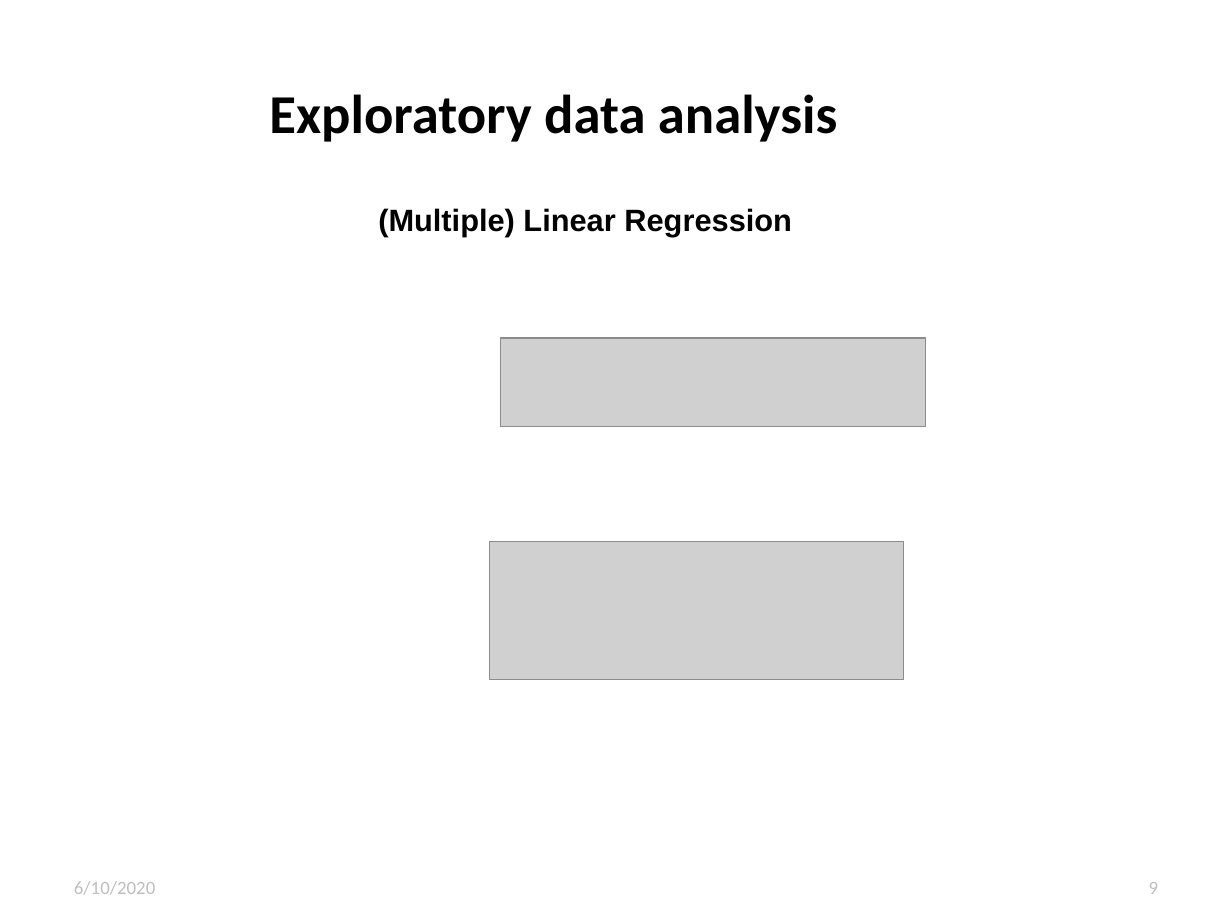
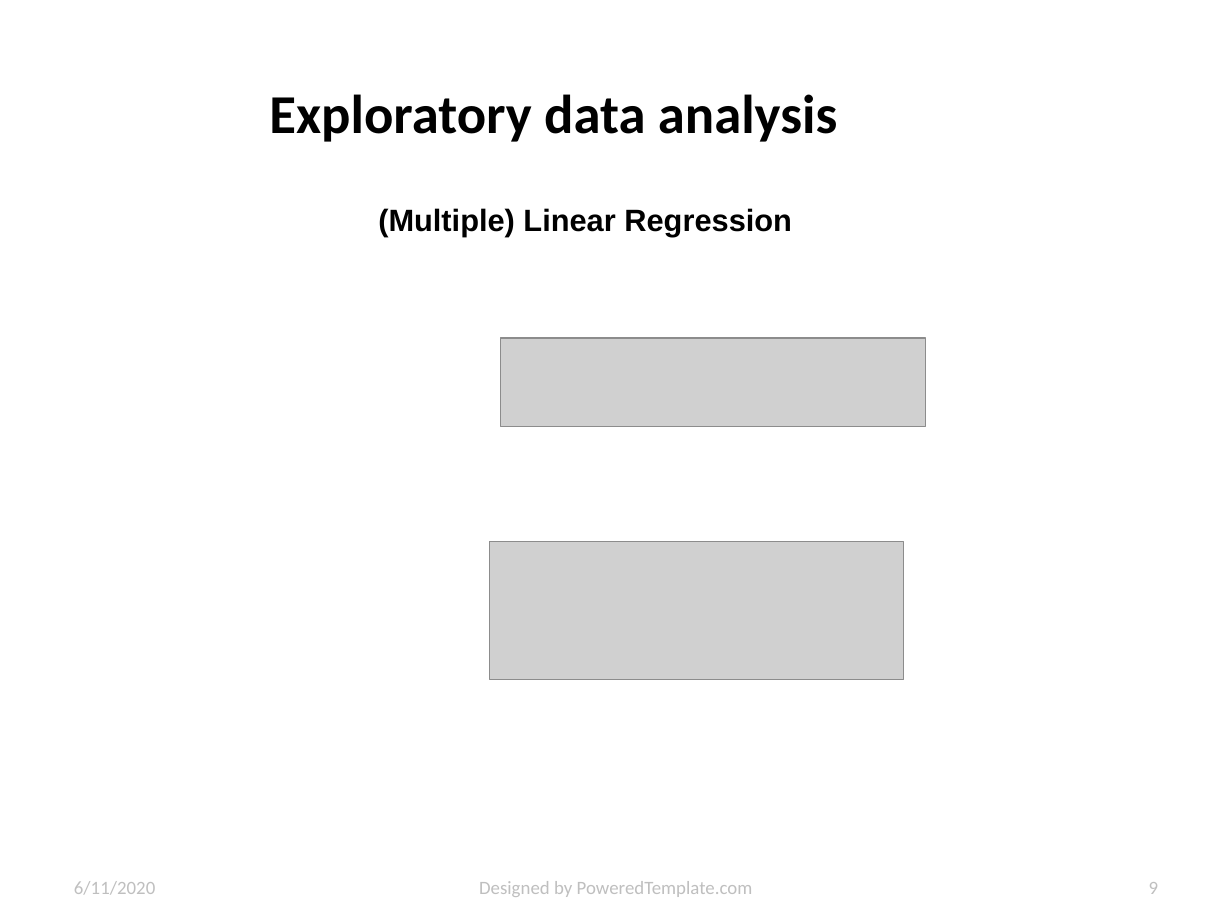
Before and after one commit to argv1/1st-small-EDA, a slide deck: slide 9 of slides/King_County_EDA.pptx. Drawn at 1232x924 pixels with LibreOffice and Linux fonts; fonts in the diff are those of the drawing; grey boxes stand for pictures; background and template pictures are left out. Boxes give left, top, right and bottom in pixels: in the first picture for what was removed or moved away, otherwise in the second. Text is boxed around its words. In the diff, an @@ line names an element or a change of style, - is before the commit and + after.

```diff
--- a/slides/King_County_EDA.pptx
+++ b/slides/King_County_EDA.pptx
@@ text at (74, 881, 155, 895): text changed @@
-6/10/2020
+6/11/2020
@@ text added at (479, 881, 753, 897), 11 pt, text #BFBFBF @@
+Designed by PoweredTemplate.com
```
Also in this commit, not shown: 11 other slides changed, 1 other file.
